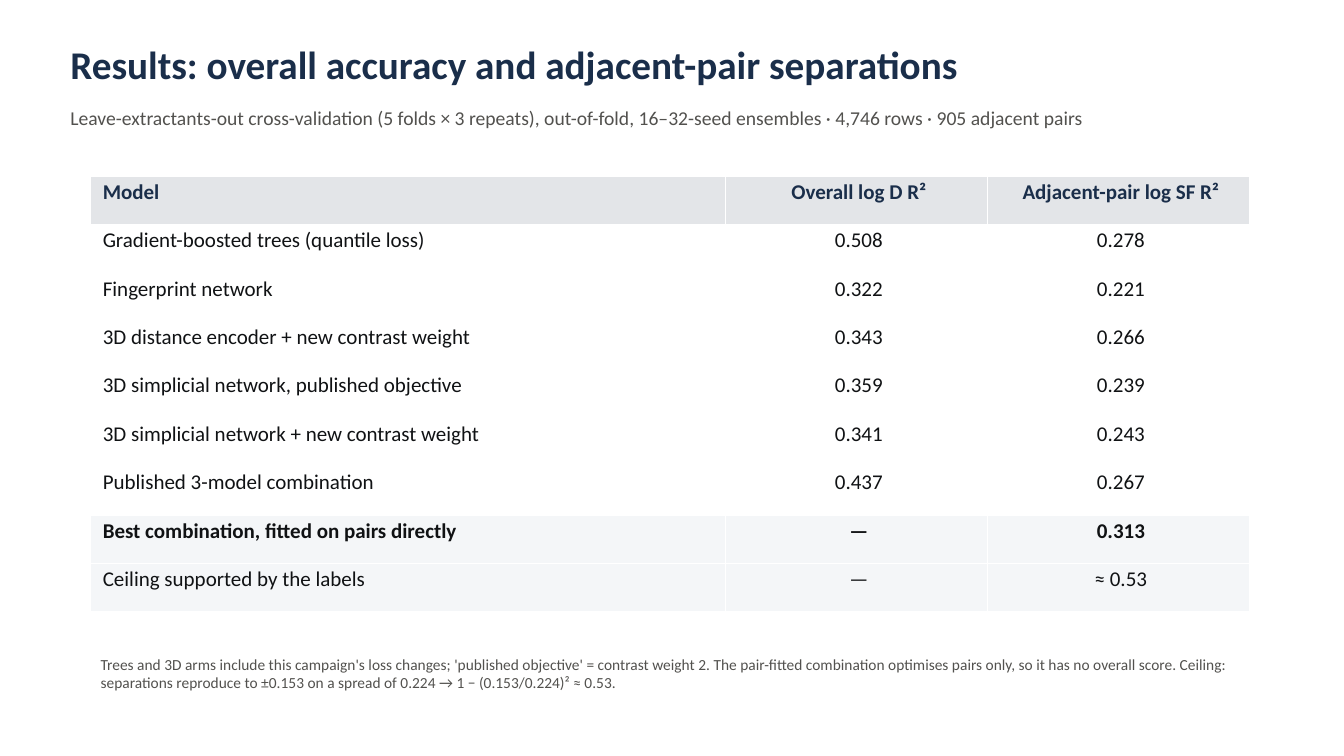
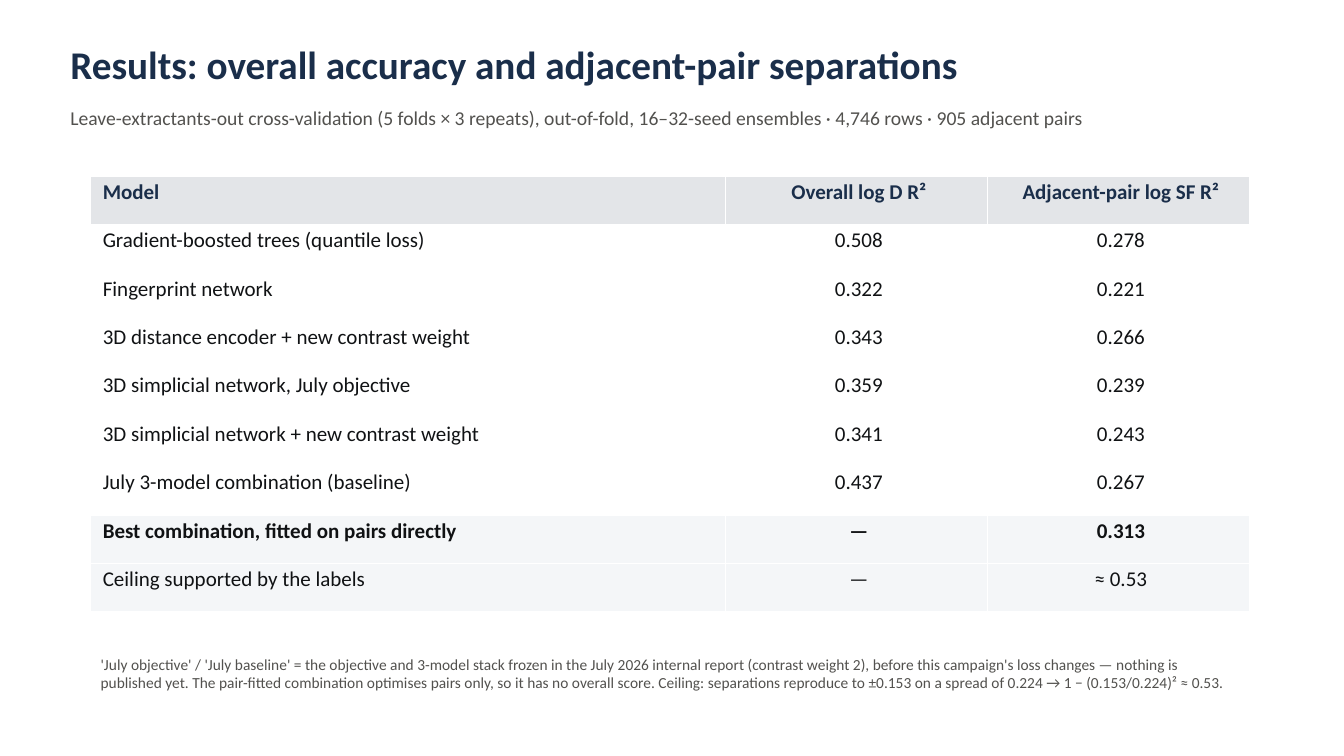
Before and after one commit to mironovb/lanthanidestrain, a slide deck: slide 1 of docs/vogiatzis_results_table_2026-08.pptx. Drawn at 1344x756 pixels with LibreOffice and Linux fonts; fonts in the diff are those of the drawing. Boxes give left, top, right and bottom in pixels: in the first picture for what was removed or moved away, otherwise in the second. Text is boxed around its words. In the diff, an @@ line names an element or a change of style, - is before the commit and + after.

```diff
--- a/docs/vogiatzis_results_table_2026-08.pptx
+++ b/docs/vogiatzis_results_table_2026-08.pptx
@@ table at (91,176,1250,612) @@
-row 5, column 1: 3D simplicial network, published objective
+row 5, column 1: 3D simplicial network, July objective
-row 7, column 1: Published 3-model combination
+row 7, column 1: July 3-model combination (baseline)
@@ text at (101,659,1223,691): text changed @@
-Trees and 3D arms include this campaign's loss changes; 'published objective' = contrast weight 2. The pair-fitted combination optimises pairs only, so it has no overall score. Ceiling: separations reproduce to ±0.153 on a spread of 0.224 → 1 − (0.153/0.224)² ≈ 0.53.
+'July objective' / 'July baseline' = the objective and 3-model stack frozen in the July 2026 internal report (contrast weight 2), before this campaign's loss changes — nothing is published yet. The pair-fitted combination optimises pairs only, so it has no overall score. Ceiling: separations reproduce to ±0.153 on a spread of 0.224 → 1 − (0.153/0.224)² ≈ 0.53.
```
Also in this commit, not shown: 1 other file.
